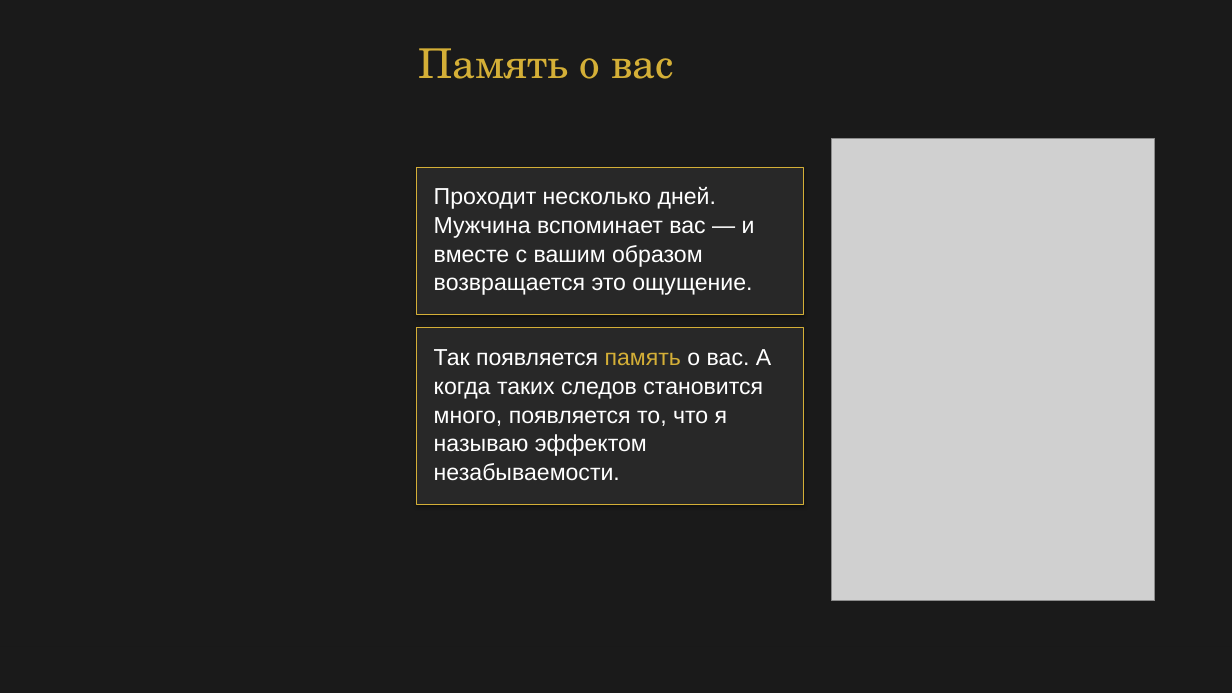
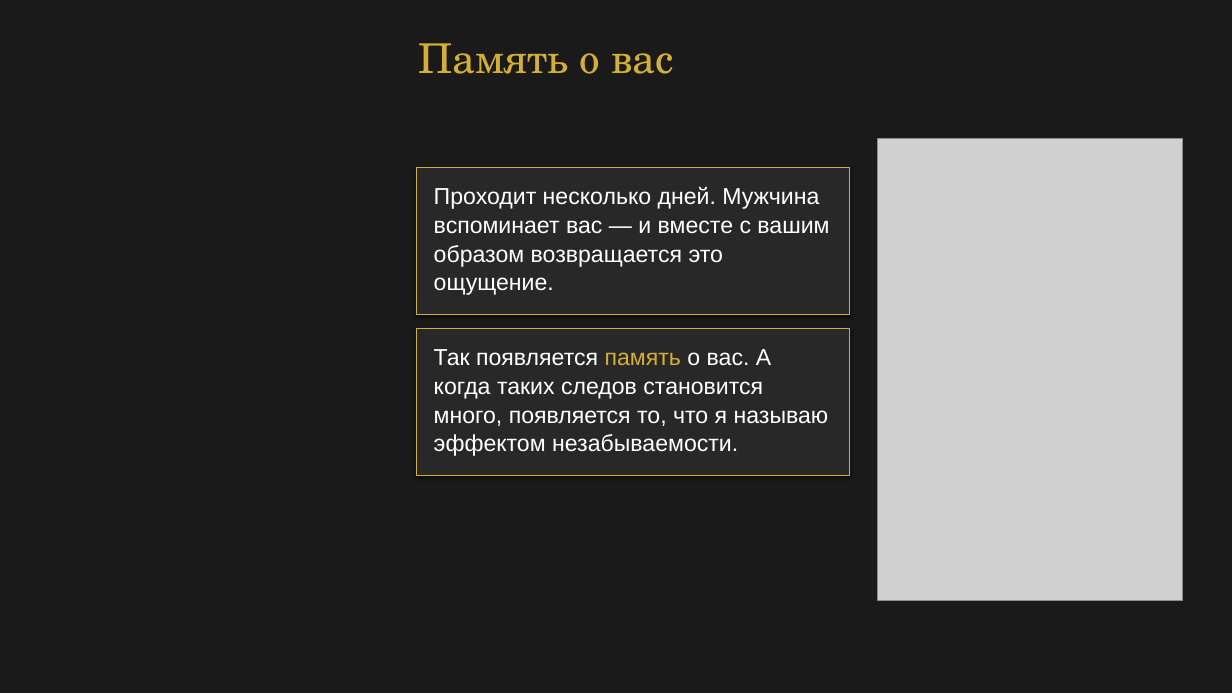
Before and after one commit to babylonofkommod-ai/-, a slide deck: slide 12 of Ваш Кристалл незабываемости.pptx. Drawn at 1232x693 pixels with LibreOffice and Linux fonts; fonts in the diff are those of the drawing; grey boxes stand for pictures. Boxes give left, top, right and bottom in pixels: in the first picture for what was removed or moved away, otherwise in the second. Text is boxed around its words. In the diff, an @@ line names an element or a change of style, - is before the commit and + after.

Commit message:
Replace stock images with generated fine-art metaphors and correct slide geometry

```diff
--- a/Ваш Кристалл незабываемости.pptx
+++ b/Ваш Кристалл незабываемости.pptx
@@ text "Память о вас": place and size @@
-text "Память о вас" at box(418, 48, 674, 79)
+text "Память о вас" at box(418, 43, 674, 74)
@@ picture: place and size @@
-picture at box(832, 139, 1155, 601)
+picture at box(878, 139, 1183, 601)
@@ rectangle added at box(416, 167, 850, 315), fill #282828 @@
@@ rectangle: place and size @@
-rectangle at box(417, 167, 804, 315)
+rectangle at box(417, 167, 850, 314)
@@ text at box(434, 187, 829, 295): spaces changed @@
-Проходит несколько дней.
-Мужчина вспоминает вас — и
-вместе с вашим образом
-возвращается это ощущение.
+Проходит несколько дней. Мужчина
+вспоминает вас — и вместе с вашим
+образом возвращается это
+ощущение.
@@ rectangle added at box(416, 328, 850, 476), fill #282828 @@
@@ rectangle: place and size @@
-rectangle at box(417, 328, 804, 505)
+rectangle at box(417, 328, 850, 475)
@@ text at box(434, 410, 829, 456): text changed @@
-много, появляется то, что я
-называю эффектом
-незабываемости.
+много, появляется то, что я называю
+эффектом незабываемости.
```
Also in this commit, not shown: 21 other slides changed, 14 other files.
